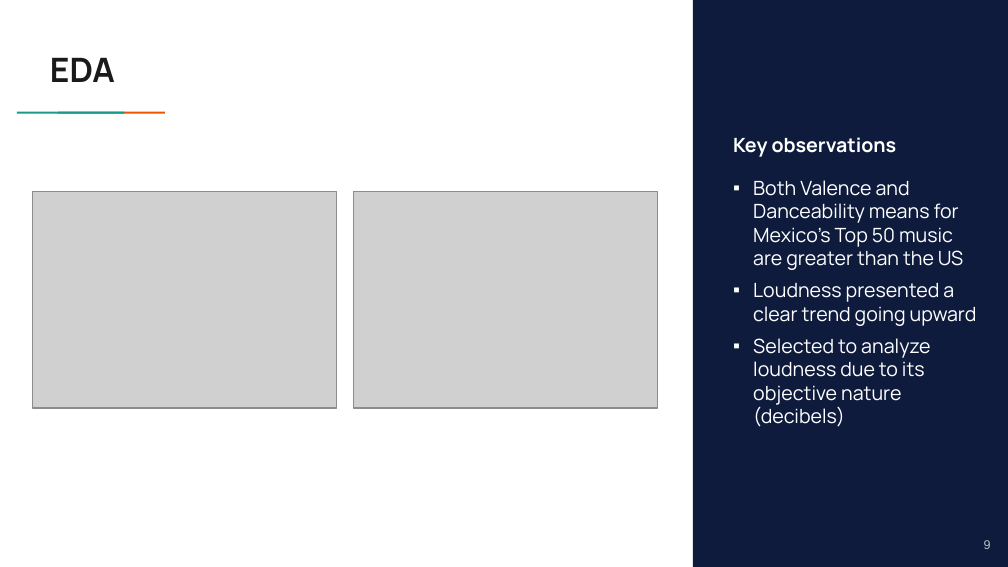
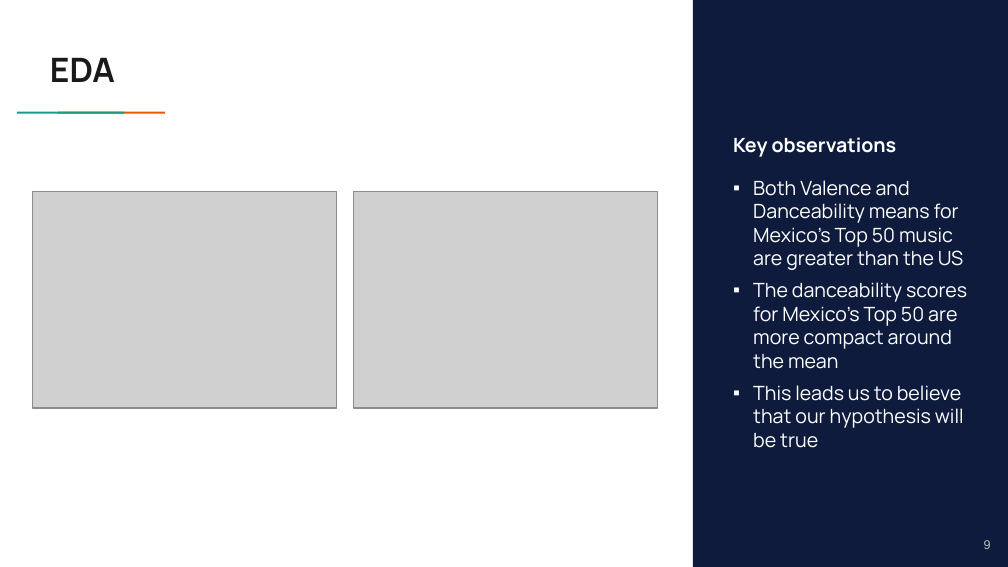
Before and after one commit to ModeEdna/511FinalProject, a slide deck: slide 14 of 511FinalPresentation.pptx. Drawn at 1008x567 pixels with LibreOffice and Linux fonts; fonts in the diff are those of the drawing; grey boxes stand for pictures. Boxes give left, top, right and bottom in pixels: in the first picture for what was removed or moved away, otherwise in the second. Text is boxed around its words. In the diff, an @@ line names an element or a change of style, - is before the commit and + after.

Commit message:
Update presentation

```diff
--- a/511FinalPresentation.pptx
+++ b/511FinalPresentation.pptx
@@ text at [753, 282, 967, 448]: text changed @@
-▪ Loudness presented a clear trend going upward
-▪ Selected to analyze loudness due to its objective nature (decibels)
+▪ The danceability scores for Mexico’s Top 50 are more compact around the mean
+▪ This leads us to believe that our hypothesis will be true
```
Also in this commit, not shown: 1 slide added.
